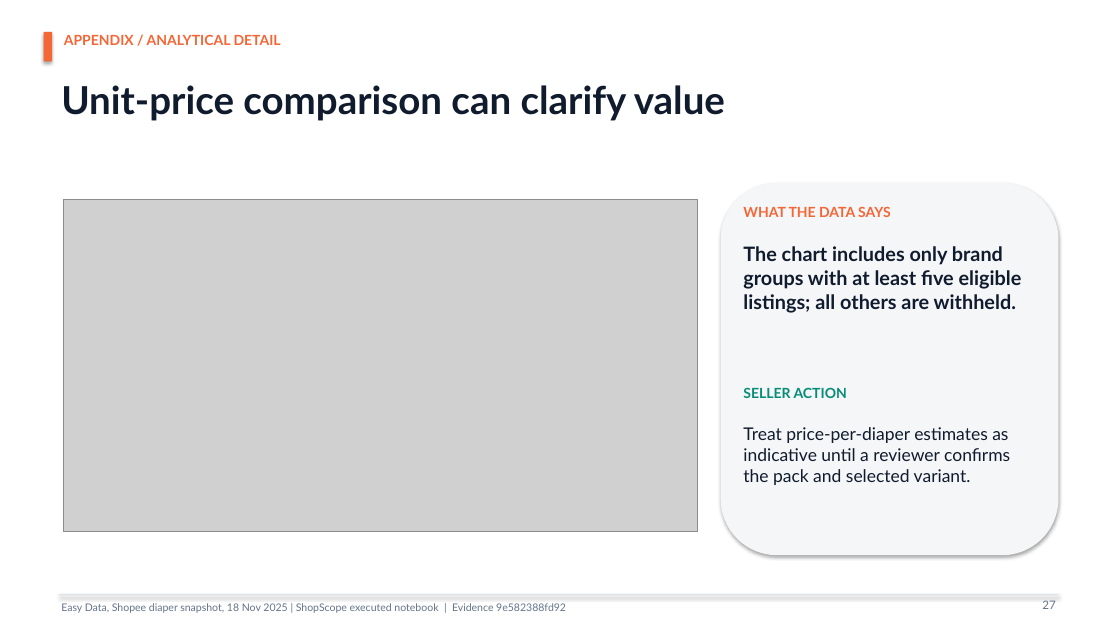
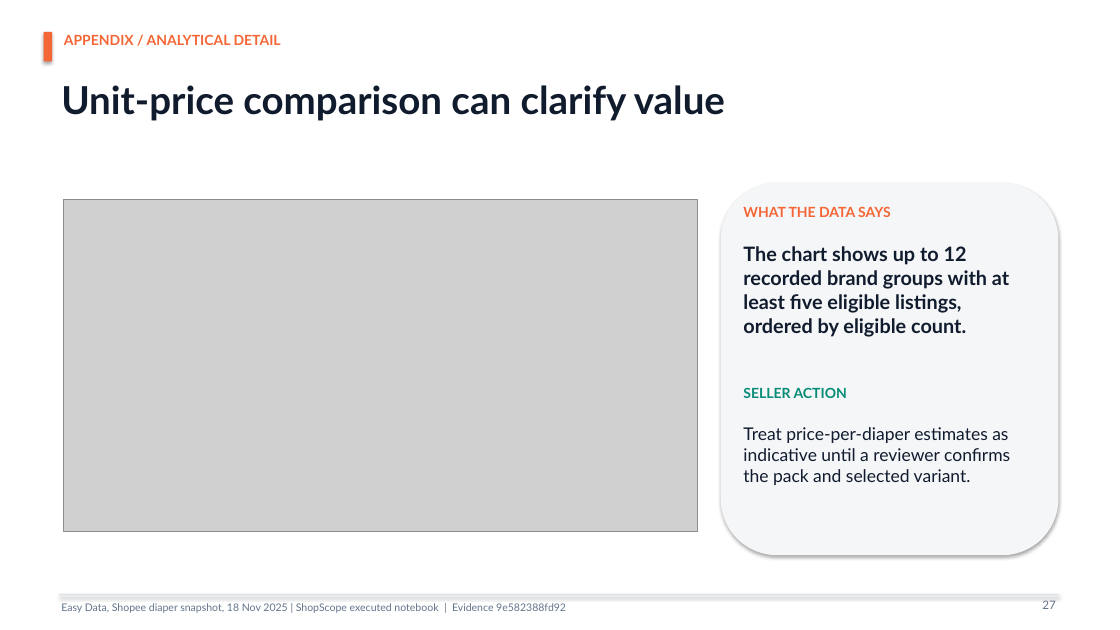
Before and after one commit to kien-test-hehe/data-entrepreneurship, a slide deck: slide 27 of reports/ShopScope_Startup_Pitch.pptx. Drawn at 1120x630 pixels with LibreOffice and Linux fonts; fonts in the diff are those of the drawing; grey boxes stand for pictures. Boxes give left, top, right and bottom in pixels: in the first picture for what was removed or moved away, otherwise in the second. Text is boxed around its words. In the diff, an @@ line names an element or a change of style, - is before the commit and + after.

```diff
--- a/reports/ShopScope_Startup_Pitch.pptx
+++ b/reports/ShopScope_Startup_Pitch.pptx
@@ text at [743, 246, 1009, 337]: text changed @@
-The chart includes only brand groups with at least five eligible listings; all others are withheld.
+The chart shows up to 12 recorded brand groups with at least five eligible listings, ordered by eligible count.
```
Also in this commit, not shown: 8 other slides changed, 3 other files.
